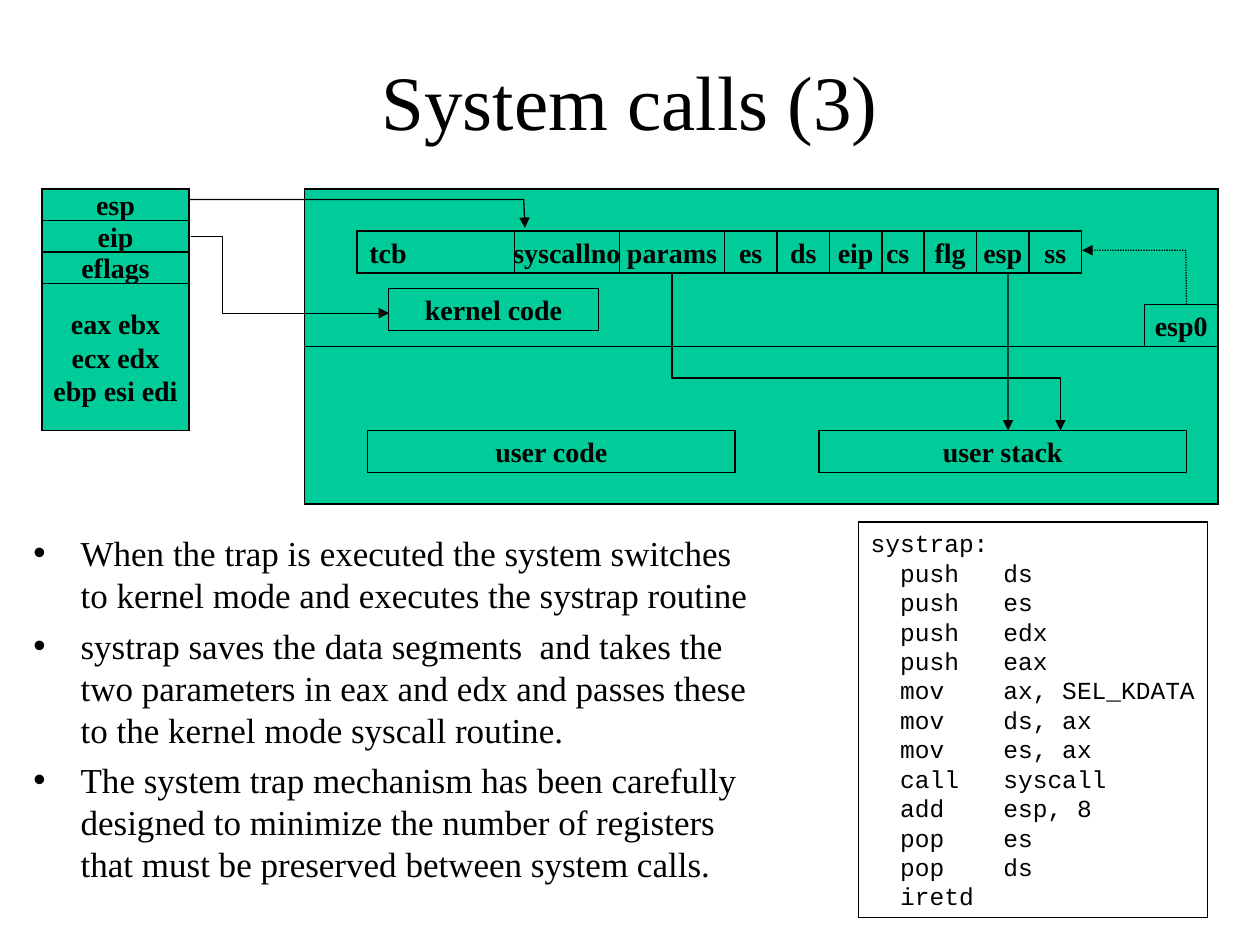
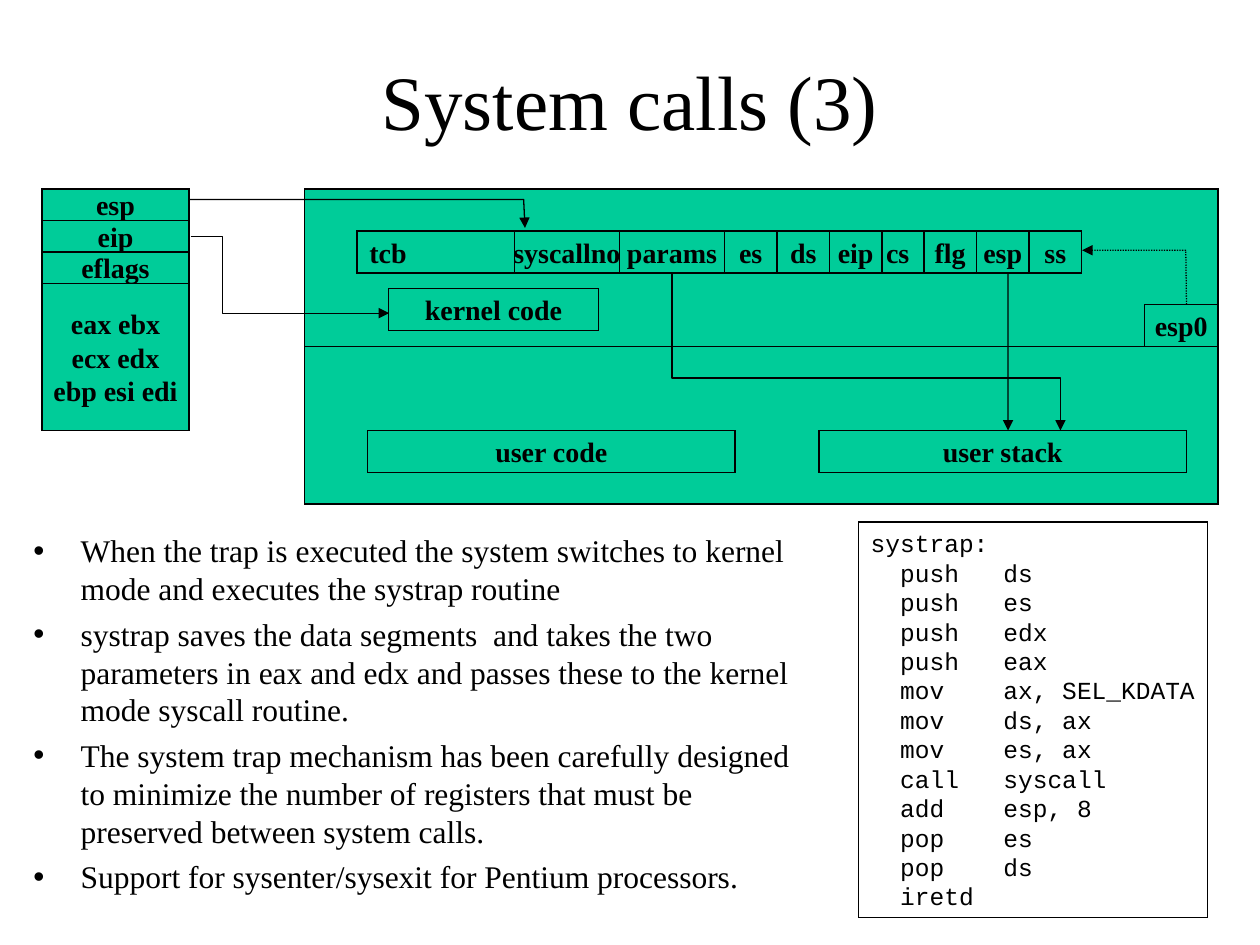
Before and after one commit to ringgaard/sanos, a slide deck: slide 48 of doc/sanostech.ppt (slide 46 before the commit). Drawn at 1260x945 pixels with LibreOffice and Linux fonts; fonts in the diff are those of the drawing. Boxes give left, top, right and bottom in pixels: in the first picture for what was removed or moved away, otherwise in the second. Text is boxed around its words. In the diff, an @@ line names an element or a change of style, - is before the commit and + after.

```diff
--- a/doc/sanostech.ppt
+++ b/doc/sanostech.ppt
@@ text at <box>81,540,789,849</box>: size 20 to 18 pt in "When the trap is executed the system ...", "systrap saves the data segments and takes ...", "The system trap mechanism has been carefully ..." @@
@@ text at <box>81,866,738,895</box>: paragraph added @@
+• Support for sysenter/sysexit for Pentium processors.
```
Also in this commit, not shown: 9 other slides changed, 6 slides added, 1 other file.
